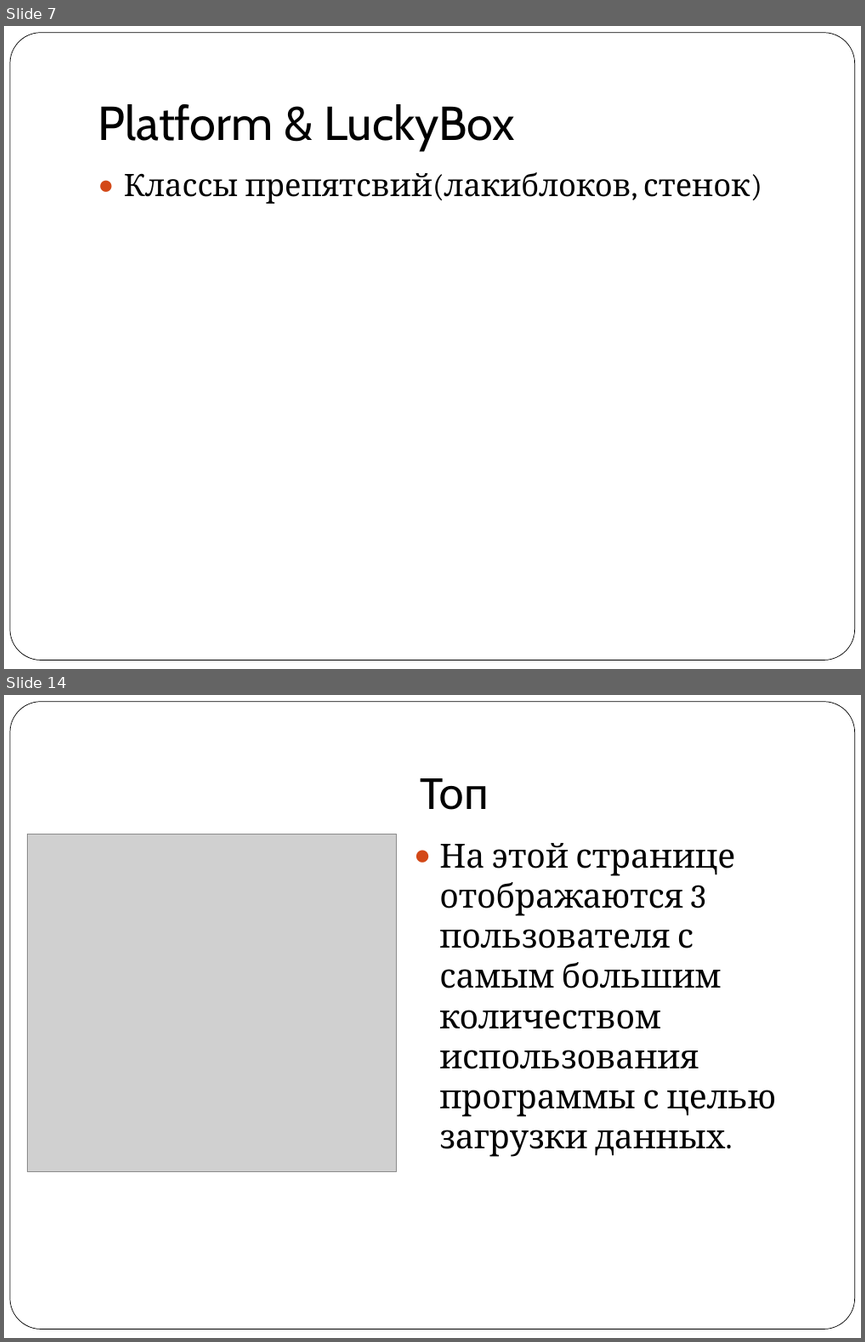
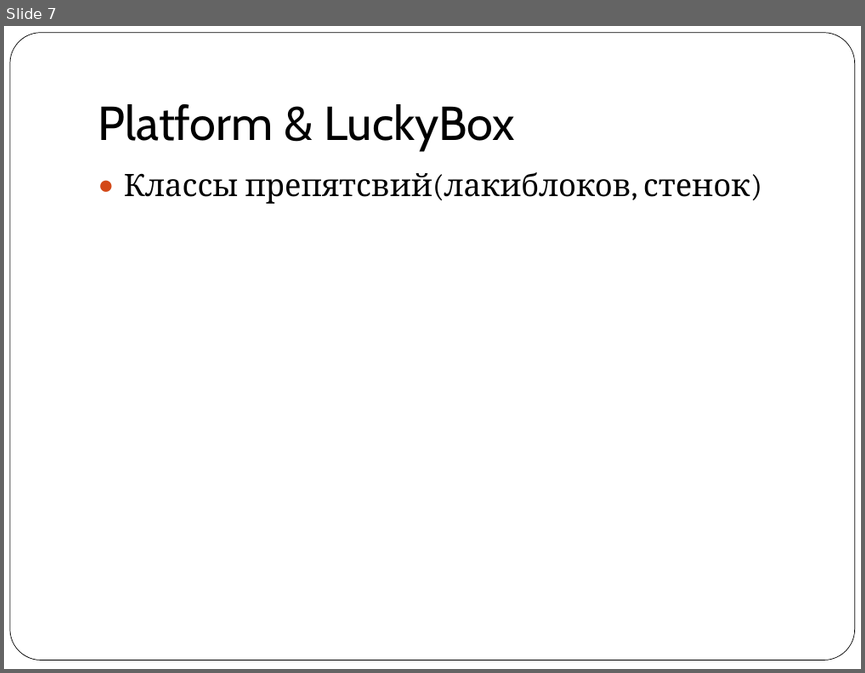
Before and after one commit to vitaly06/SuperMario, a slide deck: piton.ppt. Shown one above the other, each under a label of ours: slides 7 and 14 before the commit, slide 7 after it; the slides between them are not shown. The pictures are 865x1342 and 865x673 pixels, drawn with LibreOffice and Linux fonts; fonts in the diff are those of the drawing; grey boxes stand for pictures. Boxes give left, top, right and bottom in pixels: in the first picture for what was removed or moved away, otherwise in the second. Text is boxed around its words. In the diff, an @@ line names an element or a change of style, - is before the commit and + after.

```diff
--- a/piton.ppt
+++ b/piton.ppt
@@ slide 14 removed at <box>4,695,861,1338</box>, background #FFFFFF; not listed: 1 template element that a slide beside it also shows @@
@@ title removed at <box>420,778,488,810</box> @@
-Топ
@@ picture removed at <box>27,834,397,1171</box> @@
@@ text removed at <box>439,843,776,1157</box> @@
-● На этой странице отображаются 3 пользователя с самым большим количеством использования программы с целью загрузки данных.
```
Also in this commit, not shown: 2 slides changed, 4 slides added, 7 other slides removed, 9 other files.
